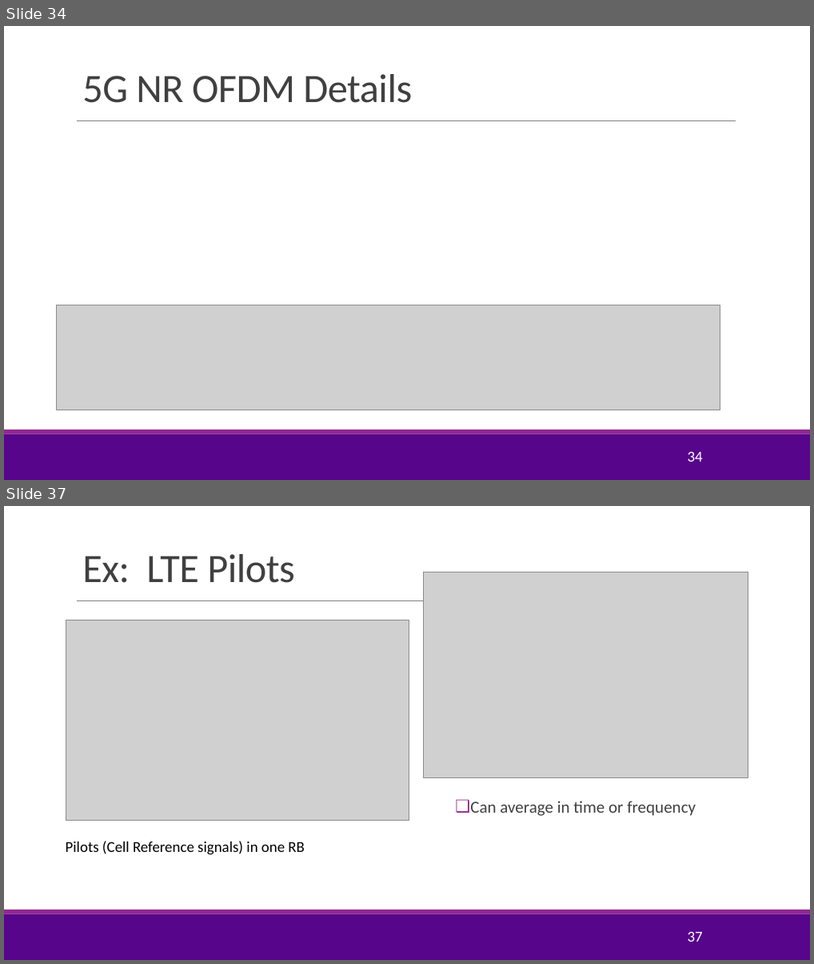
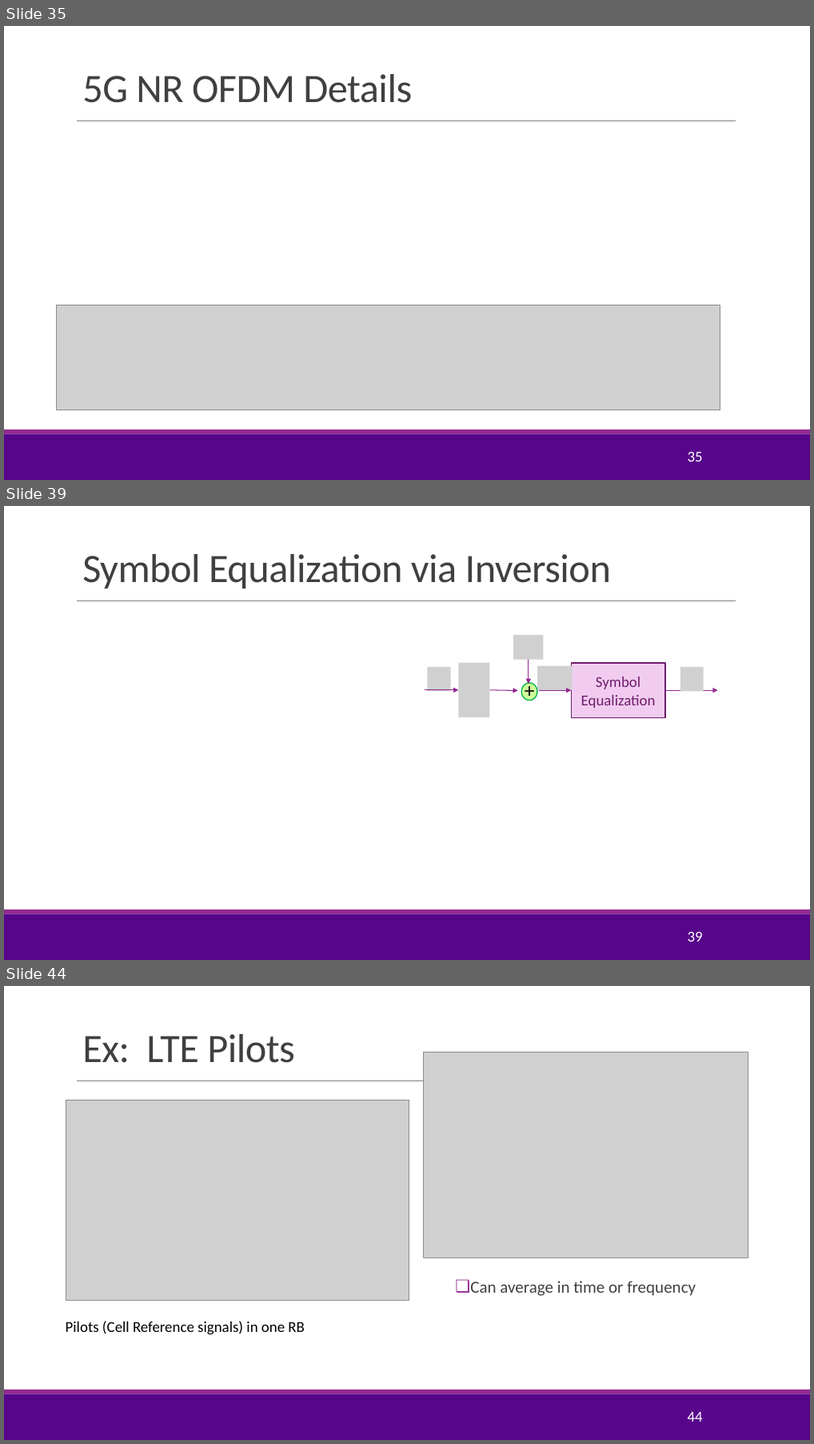
Before and after one commit to sdrangan/digitalcomm, a slide deck: Lectures/Unit08_Equalization.pptx. Shown one above the other, each under a label of ours: slides 34 and 37 before the commit, slides 35, 39 and 44 after it; the slides between them are not shown. The pictures are 814x964 and 814x1444 pixels, drawn with LibreOffice and Linux fonts; fonts in the diff are those of the drawing; grey boxes stand for pictures; background and template pictures are left out. Boxes give left, top, right and bottom in pixels: in the first picture for what was removed or moved away, otherwise in the second. Text is boxed around its words. In the diff, an @@ line names an element or a change of style, - is before the commit and + after.

```diff
--- a/Lectures/Unit08_Equalization.pptx
+++ b/Lectures/Unit08_Equalization.pptx
@@ slide 39 added at <box>4,506,810,960</box>, background #FFFFFF; not listed: 3 template elements that a slide beside it also shows @@
@@ title added at <box>82,554,611,588</box>, 48 pt, text #404040 @@
+Symbol Equalization via Inversion
@@ picture added at <box>514,635,544,659</box> @@
@@ picture added at <box>427,667,451,691</box> @@
@@ picture added at <box>459,663,490,717</box> @@
@@ arrow added from (529, 659) to (529, 684), #92278F 1 pt @@
@@ picture added at <box>538,666,573,690</box> @@
@@ rectangle added at <box>571,663,666,717</box>, fill #F1CCF0, outline #6C1D6A 1.25 pt, 18 pt, text #6D1D6B @@
+Symbol
+Equalization
@@ picture added at <box>681,667,704,691</box> @@
@@ arrow added from (425, 690) to (459, 690), #92278F 1 pt @@
@@ arrow added from (490, 690) to (518, 691), #92278F 1 pt @@
@@ text added at <box>519,675,554,705</box>, 24 pt, text #000000 @@
++
@@ ellipse added at <box>522,683,538,700</box>, fill #CCFF99, outline #00B050 1.25 pt @@
@@ arrow added from (540, 690) to (571, 690), #92278F 1 pt @@
@@ arrow added from (666, 690) to (718, 690), #92278F 1 pt @@
@@ page number added at <box>688,931,703,941</box>, 18 pt, text #FFFFFF @@
+39
@@ what was slide 34 is now slide 35 @@
@@ page number at <box>688,451,703,461</box>: text changed @@
-34
+35
@@ what was slide 37 is now slide 44 @@
@@ page number at <box>688,1412,703,1421</box>: text changed @@
-37
+44
```
Also in this commit, not shown: 10 slides changed, 14 other slides added, 5 slides removed, 5 other files.
